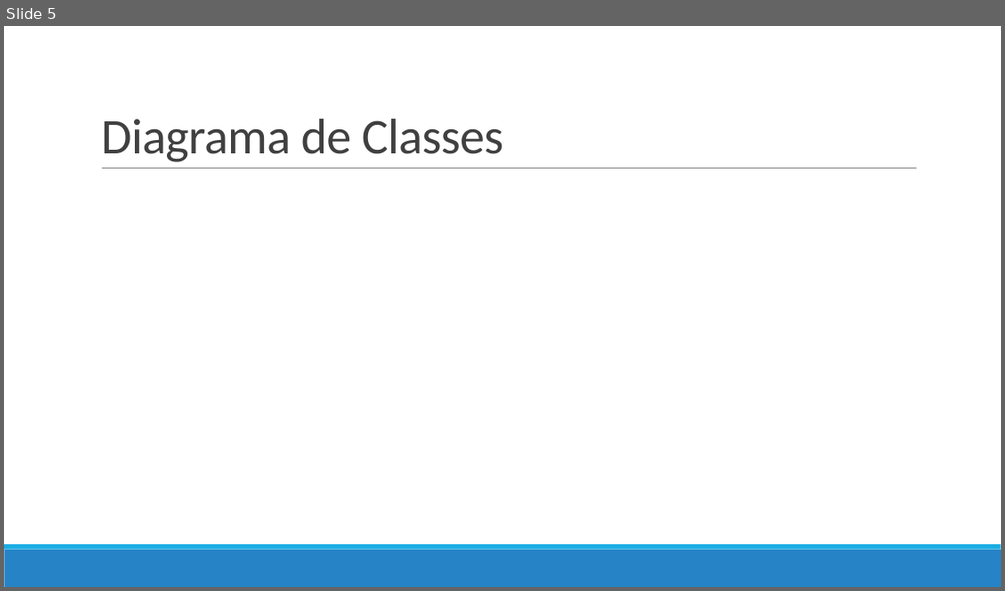
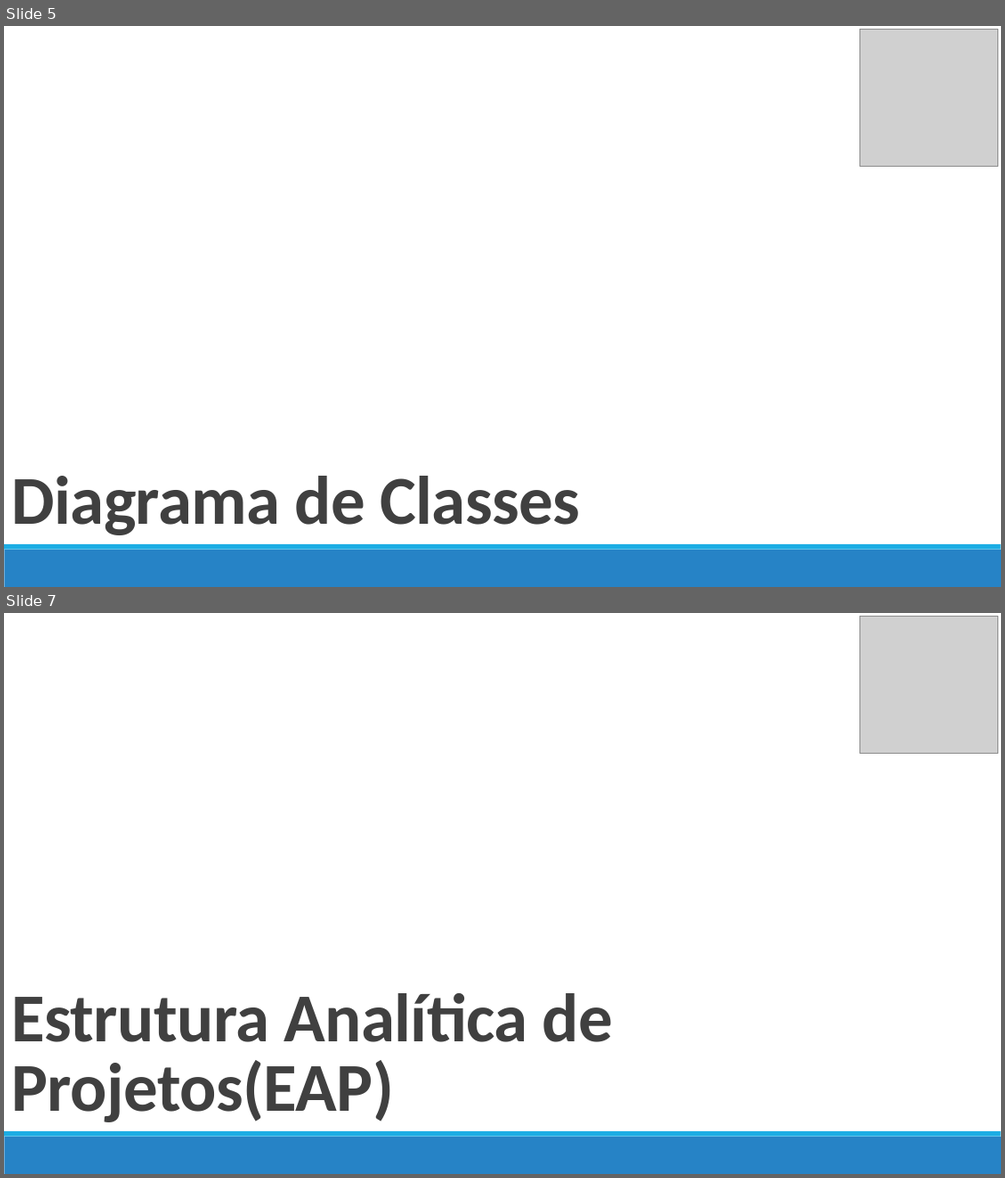
Before and after one commit to carlosjacinto/AC6, a slide deck: Safe Street 29-03.pptx. Shown one above the other, each under a label of ours: slide 5 before the commit, slides 5 and 7 after it; the slides between them are not shown. The pictures are 1005x591 and 1005x1178 pixels, drawn with LibreOffice and Linux fonts; fonts in the diff are those of the drawing; grey boxes stand for pictures. Boxes give left, top, right and bottom in pixels: in the first picture for what was removed or moved away, otherwise in the second. Text is boxed around its words. In the diff, an @@ line names an element or a change of style, - is before the commit and + after.

```diff
--- a/Safe Street 29-03.pptx
+++ b/Safe Street 29-03.pptx
@@ slide 7 added at box(4, 613, 1001, 1174), background #FFFFFF; not listed: 2 template elements that a slide beside it also shows @@
@@ picture added at box(859, 616, 998, 754) @@
@@ rectangle added at box(53, 719, 933, 810), fill #FFFFFF @@
@@ text added at box(11, 993, 613, 1122), 66 pt, text #404040, bold @@
+Estrutura Analítica de Projetos(EAP)
@@ slide 5 changed as well @@
@@ text "Diagrama de Classes": place and size @@
-text "Diagrama de Classes" at box(101, 119, 504, 162)
+text "Diagrama de Classes" at box(11, 475, 580, 535)
@@ text "Diagrama de Classes" at box(11, 475, 580, 535): size 48 to 66 pt, bold on @@
@@ picture added at box(859, 29, 998, 167) @@
@@ rectangle added at box(53, 132, 933, 223), fill #FFFFFF @@
@@ line removed from (102, 168) to (917, 168) @@
```
Also in this commit, not shown: 3 other slides changed, 4 other slides added, 1 slide removed.
